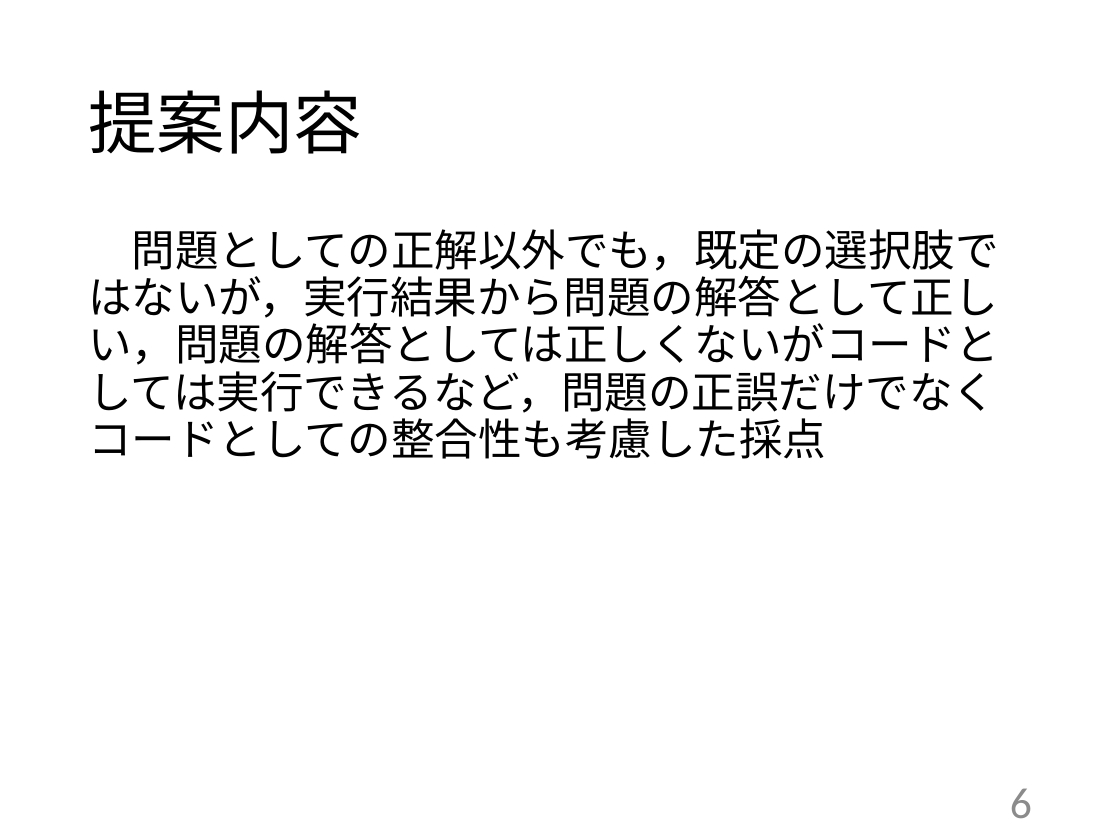
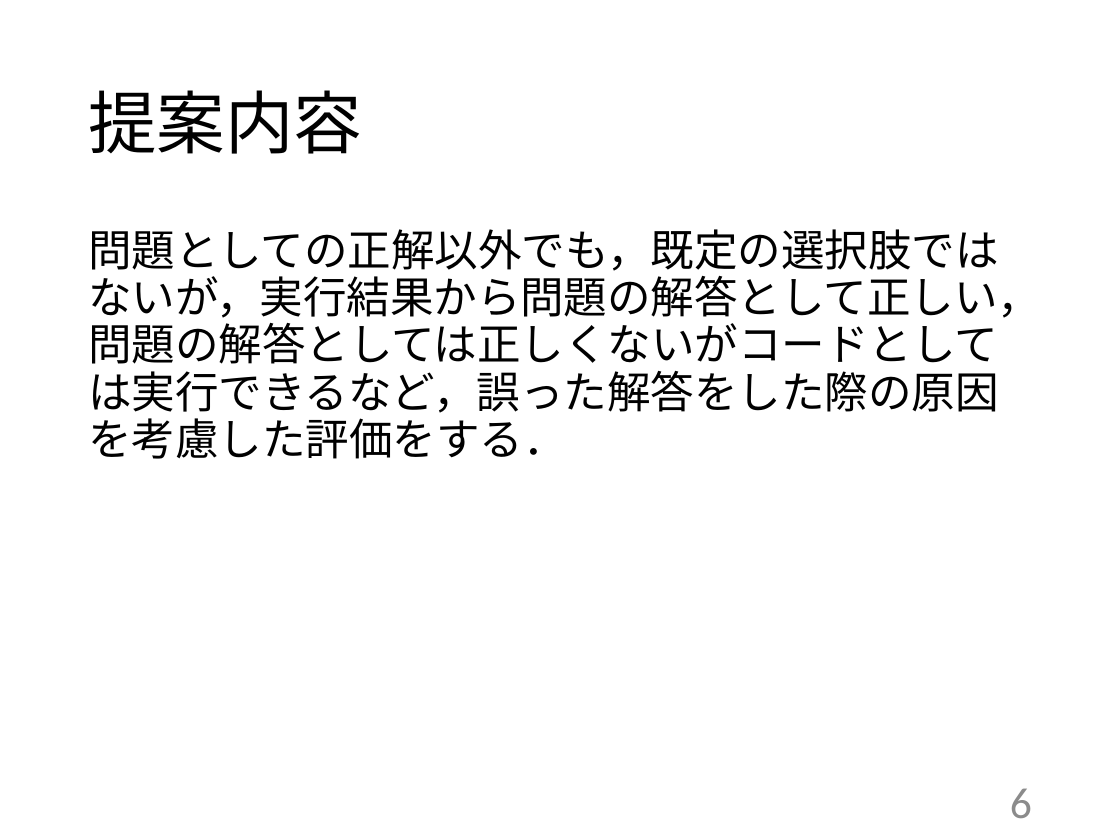
Before and after one commit to kait-takanolab/1821121-shimaoka-thesis, a slide deck: slide 6 of 1821121_shimaoka_sotsuken.pptx. Drawn at 1120x840 pixels with LibreOffice and Linux fonts; fonts in the diff are those of the drawing. Boxes give left, top, right and bottom in pixels: in the first picture for what was removed or moved away, otherwise in the second. Text is boxed around its words. In the diff, an @@ line names an element or a change of style, - is before the commit and + after.

Commit message:
12/12
～12/12今週の作業
１章 整合性という言葉が説明できない（それに当てはまる状況がかなり少ない）ため、他の語句に変更
３章 採点基準を明文化

```diff
--- a/1821121_shimaoka_sotsuken.pptx
+++ b/1821121_shimaoka_sotsuken.pptx
@@ text at (x1=88, y1=229, x2=1041, y2=459): text changed @@
-問題としての正解以外でも，既定の選択肢ではないが，実行結果から問題の解答として正しい，問題の解答としては正しくないがコードとしては実行できるなど，問題の正誤だけでなくコードとしての整合性も考慮した採点
+問題としての正解以外でも，既定の選択肢ではないが，実行結果から問題の解答として正しい，問題の解答としては正しくないがコードとしては実行できるなど，誤った解答をした際の原因を考慮した評価をする．
```
Also in this commit, not shown: 3 other slides changed, 3 slides added, 1 slide removed, 2 other files.
